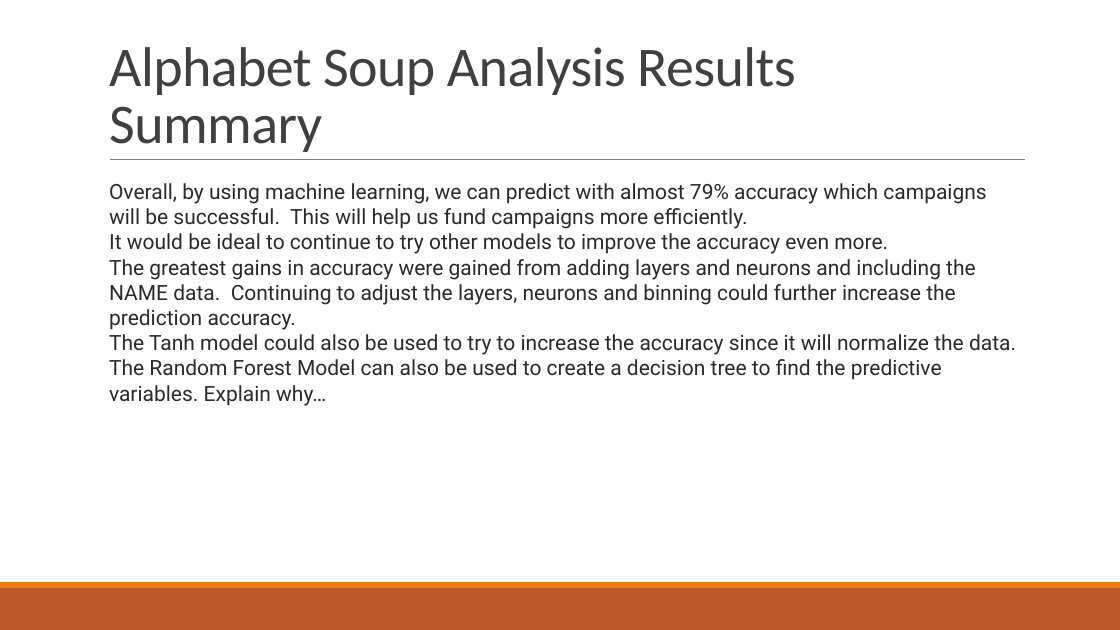
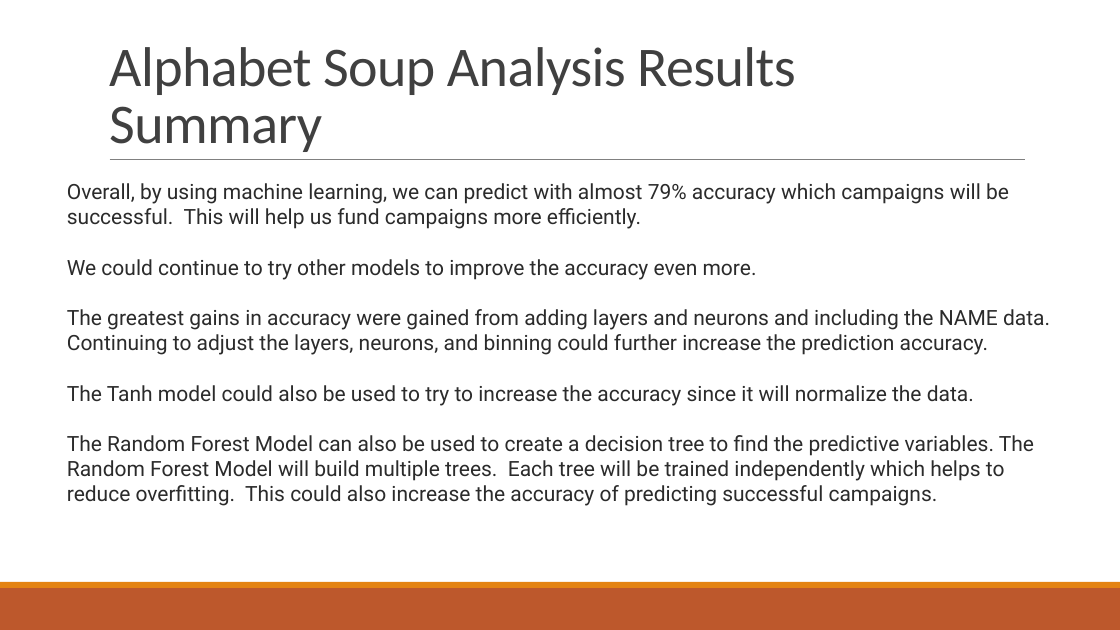
Before and after one commit to RaeAnnG/deep-learning-challenge, a slide deck: slide 10 of Alphabet Soup Analysis.pptx. Drawn at 1120x630 pixels with LibreOffice and Linux fonts; fonts in the diff are those of the drawing. Boxes give left, top, right and bottom in pixels: in the first picture for what was removed or moved away, otherwise in the second. Text is boxed around its words. In the diff, an @@ line names an element or a change of style, - is before the commit and + after.

Commit message:
M21 Alphabet Soup Challenge Report Update 3.11.24

```diff
--- a/Alphabet Soup Analysis.pptx
+++ b/Alphabet Soup Analysis.pptx
@@ text "Overall, by using machine learning, ..." moved from (x1=109, y1=183, x2=1016, y2=406) to (x1=67, y1=183, x2=1050, y2=506) @@
@@ text at (x1=67, y1=259, x2=1050, y2=355): text changed @@
-It would be ideal to continue to try other models to improve the accuracy even more.
-The greatest gains in accuracy were gained from adding layers and neurons and including the NAME data. Continuing to adjust the layers, neurons and binning could further increase the prediction accuracy.
+We could continue to try other models to improve the accuracy even more.
+The greatest gains in accuracy were gained from adding layers and neurons and including the NAME data.
+Continuing to adjust the layers, neurons, and binning could further increase the prediction accuracy.
@@ text at (x1=67, y1=435, x2=1034, y2=506): text changed @@
-The Random Forest Model can also be used to create a decision tree to find the predictive variables. Explain why…
+The Random Forest Model can also be used to create a decision tree to find the predictive variables. The Random Forest Model will build multiple trees. Each tree will be trained independently which helps to reduce overfitting. This could also increase the accuracy of predicting successful campaigns.
```
Also in this commit, not shown: 1 other file.
